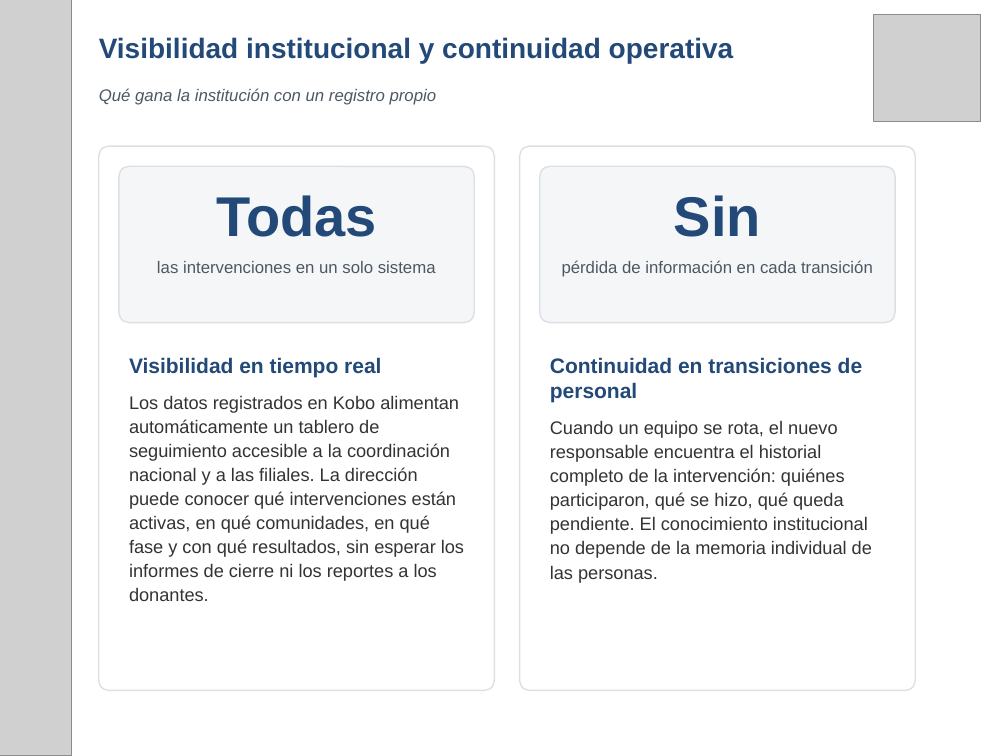
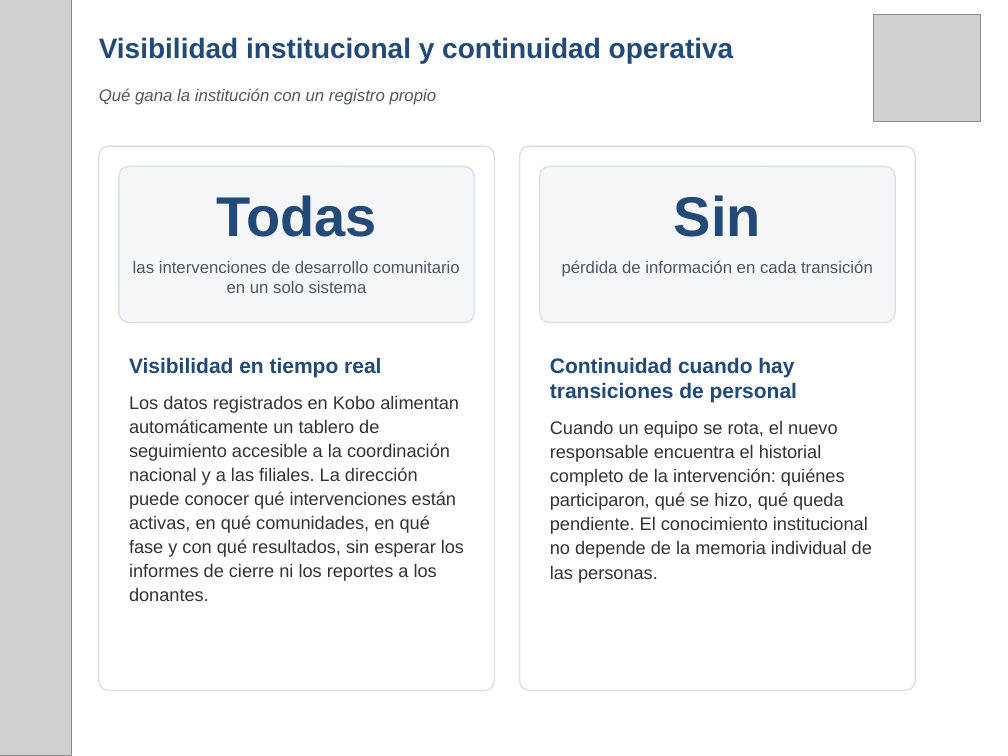
Before and after one commit to fmblancop/Hoja-de-Ruta-CRV, a slide deck: slide 11 of Hoja_de_Ruta_CRV_presentacion.pptx. Drawn at 1008x756 pixels with LibreOffice and Linux fonts; fonts in the diff are those of the drawing; grey boxes stand for pictures. Boxes give left, top, right and bottom in pixels: in the first picture for what was removed or moved away, otherwise in the second. Text is boxed around its words. In the diff, an @@ line names an element or a change of style, - is before the commit and + after.

```diff
--- a/Hoja_de_Ruta_CRV_presentacion.pptx
+++ b/Hoja_de_Ruta_CRV_presentacion.pptx
@@ text at <box>133,261,460,293</box>: text changed @@
-las intervenciones en un solo sistema
+las intervenciones de desarrollo comunitario en un solo sistema
@@ text at <box>550,357,797,403</box>: text changed @@
-Continuidad en transiciones de personal
+Continuidad cuando hay transiciones de personal
```
Also in this commit, not shown: 9 other slides changed.
